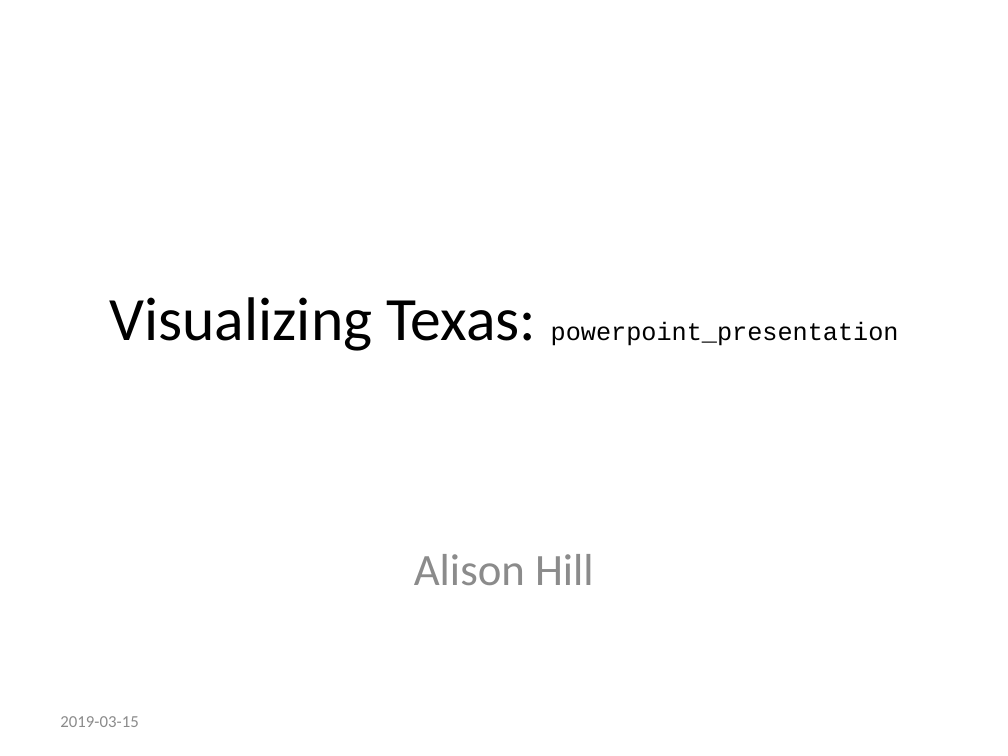
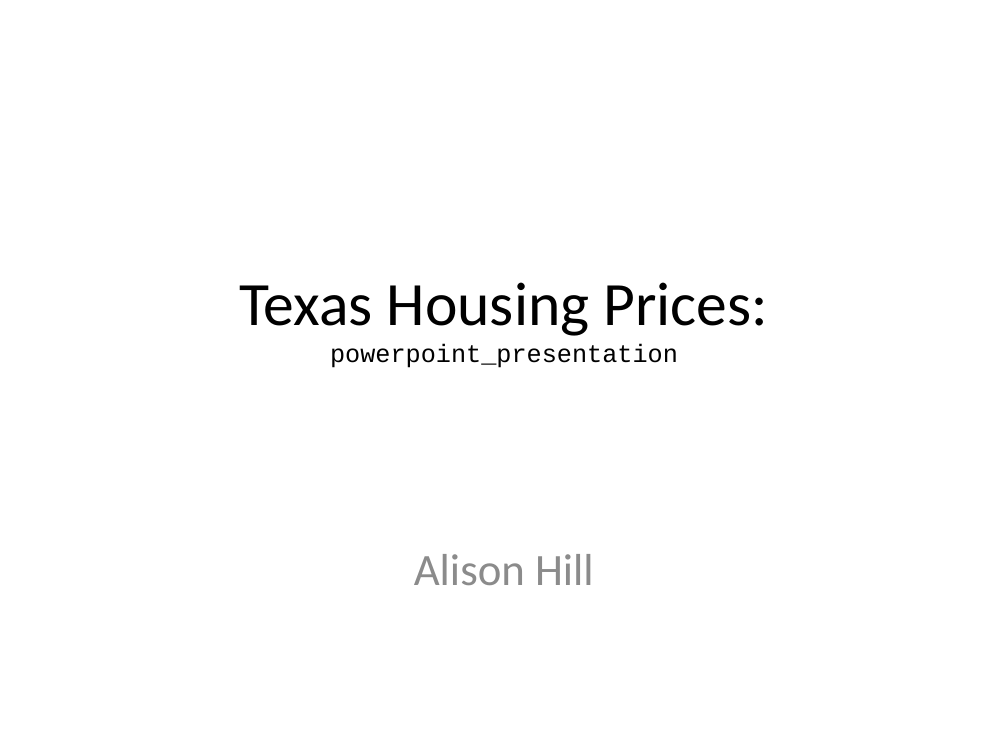
Before and after one commit to apreshill/rmd-render-factory, a slide deck: slide 1 of gallery/outputs/slides/powerpoint_presentation.pptx. Drawn at 1008x756 pixels with LibreOffice and Linux fonts; fonts in the diff are those of the drawing. Boxes give left, top, right and bottom in pixels: in the first picture for what was removed or moved away, otherwise in the second. Text is boxed around its words. In the diff, an @@ line names an element or a change of style, - is before the commit and + after.

```diff
--- a/gallery/outputs/slides/powerpoint_presentation.pptx
+++ b/gallery/outputs/slides/powerpoint_presentation.pptx
@@ title at box(239, 282, 767, 368): text changed @@
-Visualizing Texas: powerpoint_presentation
+Texas Housing Prices: powerpoint_presentation
@@ text removed at box(60, 716, 138, 727) @@
-2019-03-15
```
Also in this commit, not shown: 52 other files.
